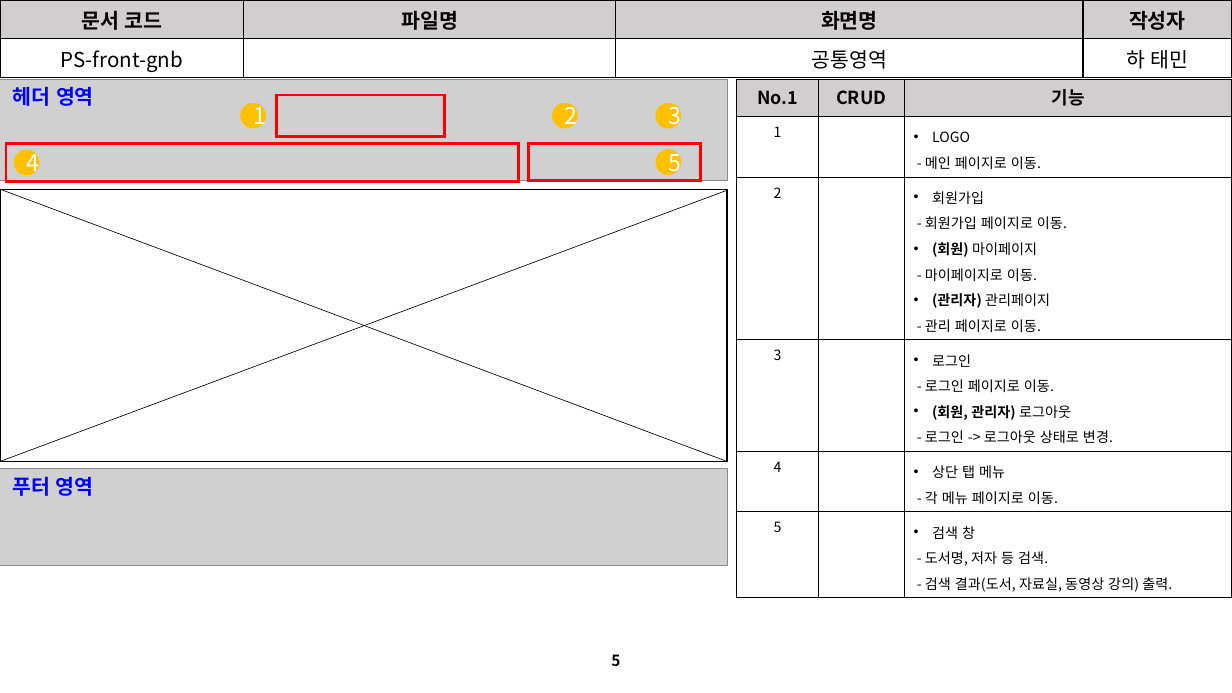
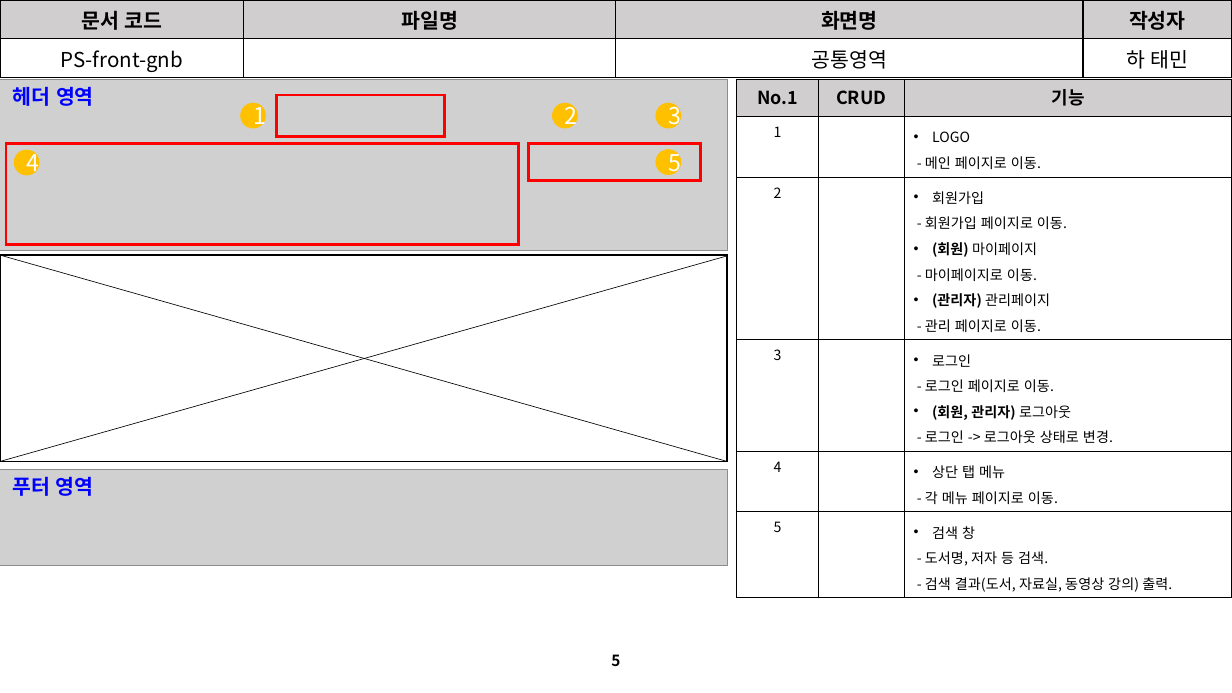
Before and after one commit to David-Ha-1217/Publisher_Portfolio, a slide deck: slide 5 of Documents/화면설계서.pptx. Drawn at 1232x693 pixels with LibreOffice and Linux fonts; fonts in the diff are those of the drawing; grey boxes stand for pictures. Boxes give left, top, right and bottom in pixels: in the first picture for what was removed or moved away, otherwise in the second. Text is boxed around its words. In the diff, an @@ line names an element or a change of style, - is before the commit and + after.

```diff
--- a/Documents/화면설계서.pptx
+++ b/Documents/화면설계서.pptx
@@ picture: place and size @@
-picture at box(0, 79, 727, 181)
+picture at box(0, 79, 727, 251)
@@ rectangle: place and size @@
-rectangle at box(6, 144, 518, 181)
+rectangle at box(6, 144, 518, 245)
@@ rectangle: place and size @@
-rectangle at box(0, 189, 727, 462)
+rectangle at box(0, 255, 727, 461)
@@ line moved from (0, 189) - (727, 461) to (0, 255) - (727, 461) @@
@@ line moved from (0, 461) - (727, 190) to (0, 461) - (727, 256) @@
```
Also in this commit, not shown: 6 other slides changed, 1 slide removed, 38 other files.
